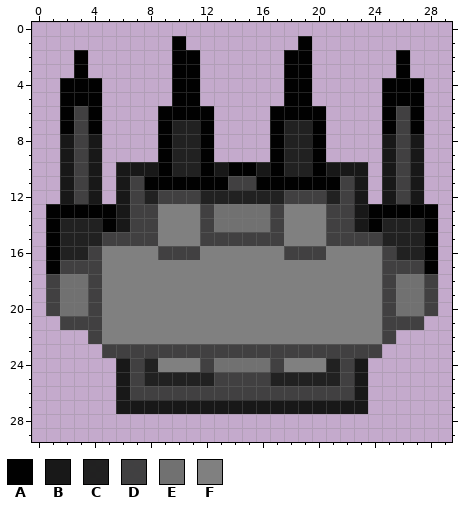
One commit to this pixel-art sprite: Sprites/torretaquadruple.png. Above is the file before it was changed.
The file is 30x30 pixels.
Palette (. is transparent): A #000000fe  B #171717fe  C #202020fe  D #404040fe  E #717171fe  F #808080fe
Pixels before, first column x 1:
 1 .........A........A.........
 2 ..A......AA......AA......A..
 3 ..A......AA......AA......A..
 4 .AAA.....AA......AA.....AAA.
 5 .AAA.....AA......AA.....AAA.
 6 .ADA....AAAA....AAAA....ADA.
 7 .ADA....ACCA....ACCA....ADA.
 8 .BDB....ACCA....ACCA....BDB.
 9 .BDB....ACCA....ACCA....BDB.
10 .BDB.BBBACCABAABACCABBB.BDB.
11 .BDB.BDAAAAAADDAAAAAADB.BDB.
12 .BDB.BDCDDDCCCCCCDDDCDB.BDB.
13 AAAAABDDFFFDEEEEDFFFDDBAAAAA
14 ACCCABDDFFFDEEEEDFFFDDBACCCA
15 ACCCDDDDFFFDDDDDDFFFDDDDCCCA
16 ACCDFFFFDDDFFFFFFDDDFFFFDCCA
17 ADDDFFFFFFFFFFFFFFFFFFFFDDDA
18 DEEDFFFFFFFFFFFFFFFFFFFFDEED
19 DEEDFFFFFFFFFFFFFFFFFFFFDEED
20 DEEDFFFFFFFFFFFFFFFFFFFFDEED
21 .DDDFFFFFFFFFFFFFFFFFFFFDDD.
22 ...DFFFFFFFFFFFFFFFFFFFFD...
23 ....DDDDDDDDDDDDDDDDDDDD....
24 .....BDCFFFDEEEEDFFFCDB.....
25 .....BDCCCCCDDDDCCCCCDB.....
26 .....BDDDDDDDDDDDDDDDDB.....
27 .....BBBBBBBBBBBBBBBBBB.....
Now the later version:
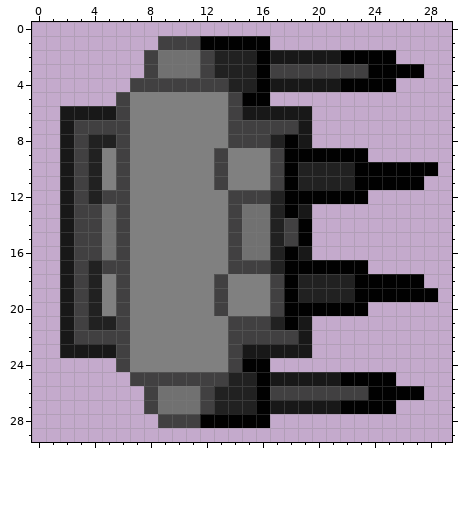
Changes in this commit:
Changed rows in their new state; - is an unchanged pixel.
first column x 1:
 1 --------DDDAAAAA--.---------
 2 --.----DEEEDCCCABBBBBAAAA.--
 3 --.----DEEEDCCCADDDDDDDAA-A-
 4 -...--DDDDDDDCCABBBBBAAA-..-
 5 -...-DFFFFFFFDAA-..-----...-
 6 -BBBBDFFFFFFFDBBBBB.----...-
 7 -B-DDDFFFFFFFDDDDDB.----...-
 8 ---CCDFFFFFFFDDDCAB.----...-
 9 ---CFDFFFFFFDFFFDAA-AAA-...-
10 ---CFDFFFFFFDFFFDA-CCCAAAAAA
11 ---CFDFFFFFFDFFFD-CCCCAAAAA-
12 ---CDDFFFFFFFDDD-AAAAAA-...-
13 .BDDEDFF---FFD--CAB.........
14 .BDDEDFF---FFD--CDA.........
15 .BDDE-FF---FF-EECDA.........
16 .BD-ED--FFF--DEECAB.........
17 .B-CDD-------DDDCAAAAAA.....
18 .BDC-D------D---DACCCCAAAAA.
19 .BDC-D------D---DACCCCAAAAAA
20 .BDC-D------D---DAAAAAA.....
21 -B-CCD-------DDDCAB........-
22 -BD-DD-------DDDDDB......---
23 -BBBB-FFFFFFF-BBBBB.....----
24 -----DFF---FFDAA.......-----
25 -----.-DDDDD-CCABBBBBAAAA---
26 -----..-EEE-CCCA------DAAAA-
27 -----..DEEEDCCCA-----AAAA---
28 --------DDDAAAAA------------
Where, in picture pixels (left, top, right, bottom), the same in both pictures:
changed: (46, 36, 438, 428)
